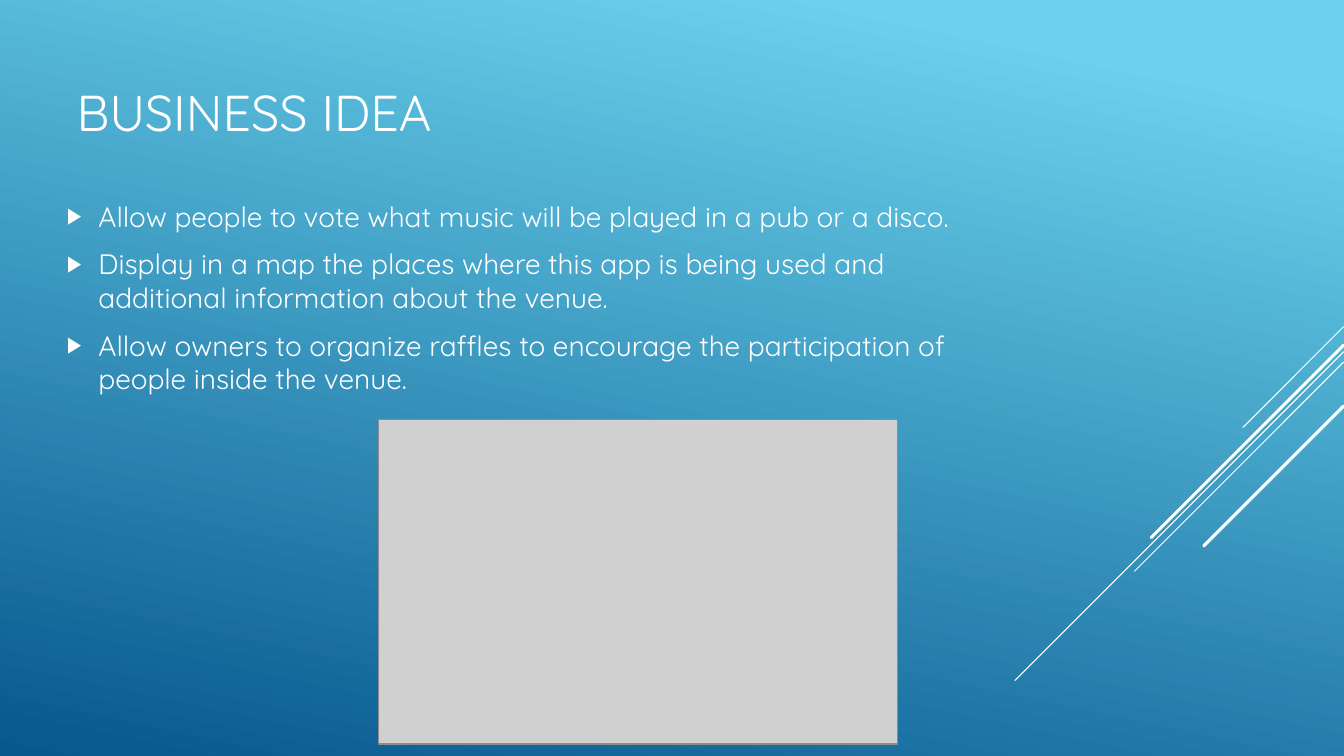
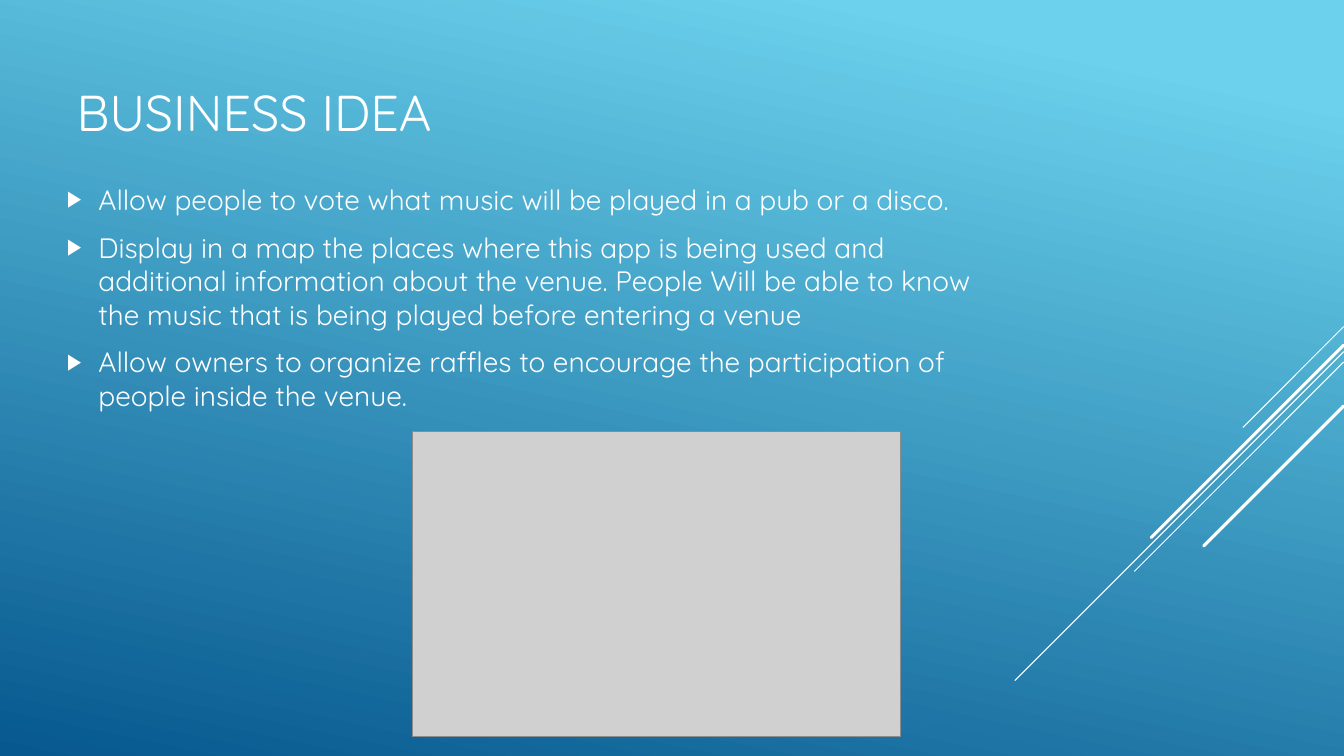
Before and after one commit to pabreblob/capsulefy, a slide deck: slide 2 of Week 1 docs/JUKEVOTE.pptx. Drawn at 1344x756 pixels with LibreOffice and Linux fonts; fonts in the diff are those of the drawing; grey boxes stand for pictures. Boxes give left, top, right and bottom in pixels: in the first picture for what was removed or moved away, otherwise in the second. Text is boxed around its words. In the diff, an @@ line names an element or a change of style, - is before the commit and + after.

```diff
--- a/Week 1 docs/JUKEVOTE.pptx
+++ b/Week 1 docs/JUKEVOTE.pptx
@@ text at <box>98,237,970,331</box>: text changed @@
-▶ Display in a map the places where this app is being used and additional information about the venue.
+▶ Display in a map the places where this app is being used and additional information about the venue. People Will be able to know the music that is being played before entering a venue
@@ picture: place and size @@
-picture at <box>379,420,898,745</box>
+picture at <box>412,432,900,736</box>
```
Also in this commit, not shown: 1 slide added.
